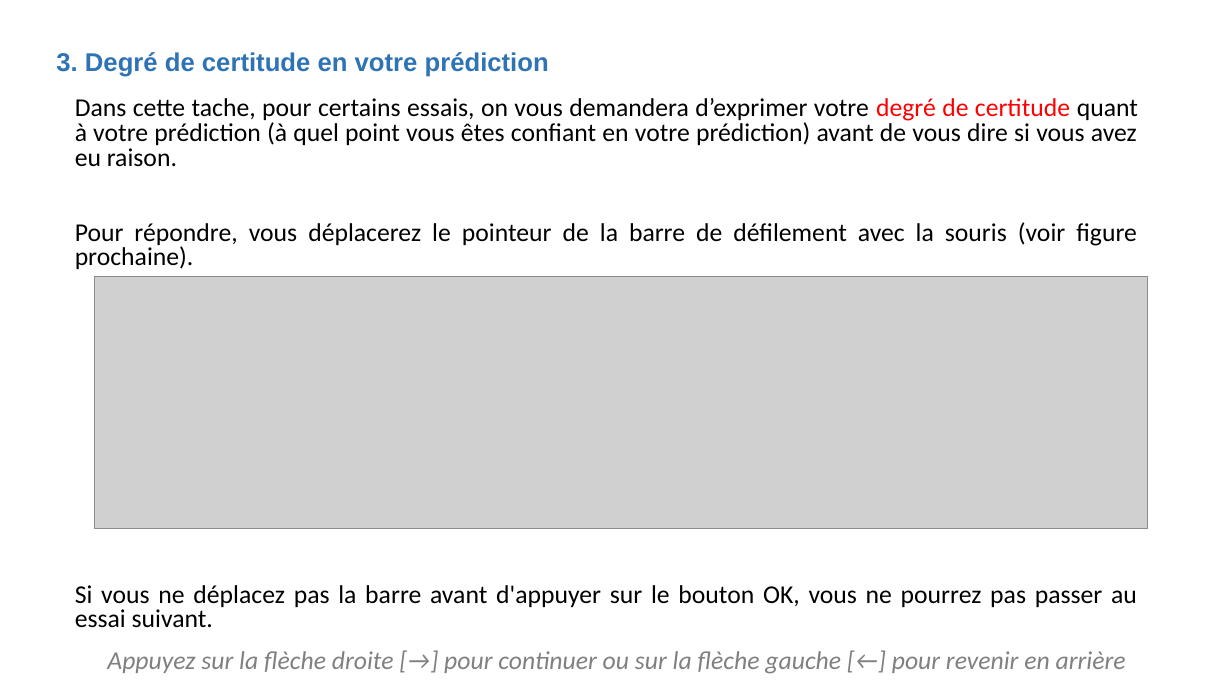
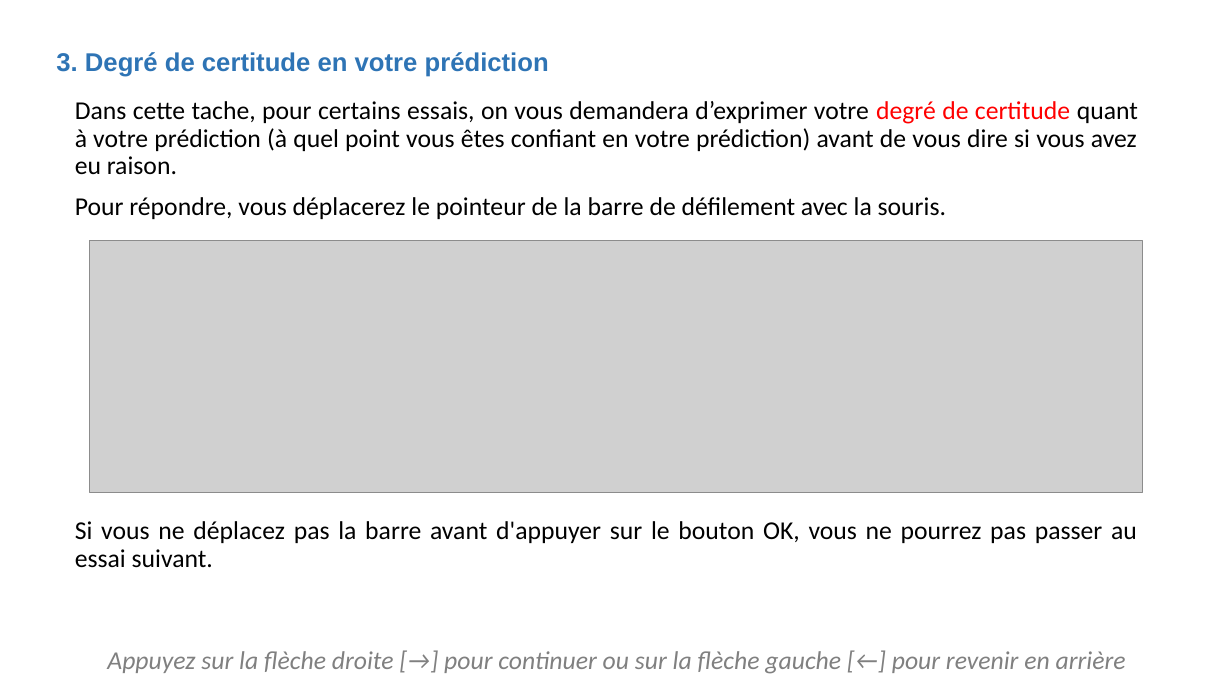
Before and after one commit to MBB-team/Online_Testing, a slide deck: slide 7 of DPD_task/stimuli/instructions/instructionsDPD.pptx. Drawn at 1232x693 pixels with LibreOffice and Linux fonts; fonts in the diff are those of the drawing; grey boxes stand for pictures. Boxes give left, top, right and bottom in pixels: in the first picture for what was removed or moved away, otherwise in the second. Text is boxed around its words. In the diff, an @@ line names an element or a change of style, - is before the commit and + after.

```diff
--- a/DPD_task/stimuli/instructions/instructionsDPD.pptx
+++ b/DPD_task/stimuli/instructions/instructionsDPD.pptx
@@ text at (x1=75, y1=101, x2=1138, y2=568): line spacing 0.8 to 0.9 @@
@@ text at (x1=75, y1=197, x2=946, y2=219): text changed @@
-Pour répondre, vous déplacerez le pointeur de la barre de défilement avec la souris (voir figure prochaine).
+Pour répondre, vous déplacerez le pointeur de la barre de défilement avec la souris.
@@ picture moved from (x1=95, y1=277, x2=1148, y2=530) to (x1=90, y1=240, x2=1142, y2=493) @@
```
Also in this commit, not shown: 1 slide added, 4 other files.
